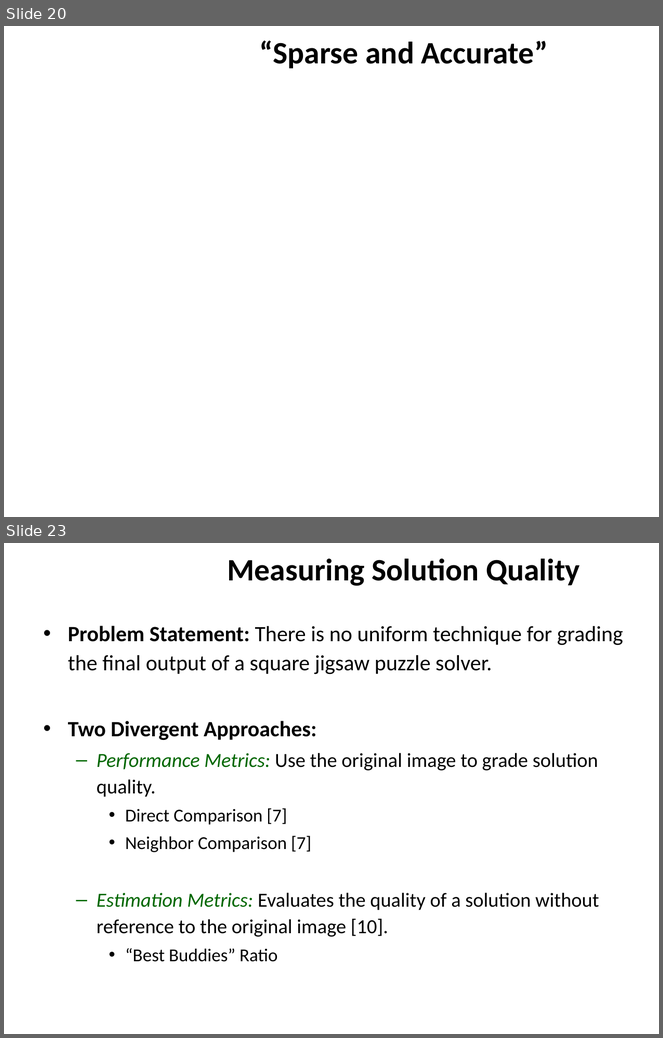
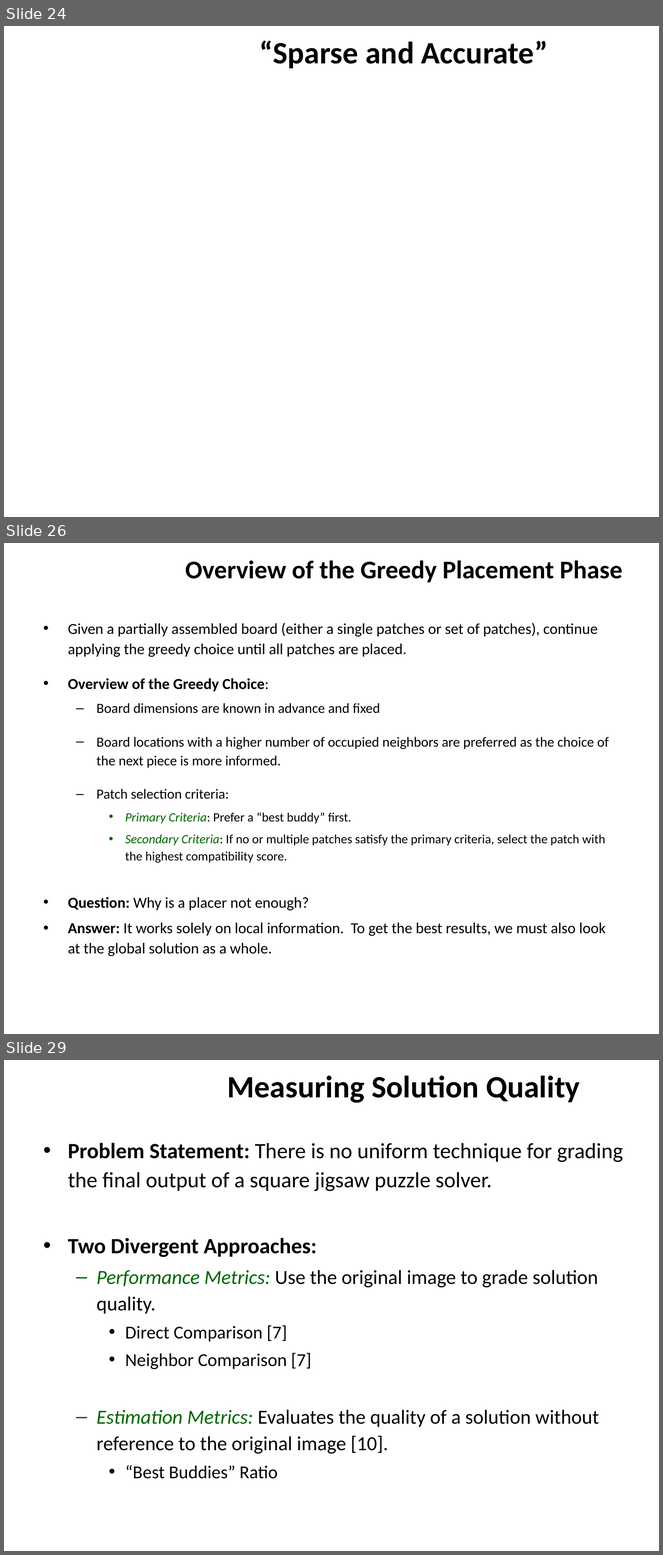
Before and after one commit to ZaydH/sjsu_thesis, a slide deck: Papers/Zayd_Hammoudeh_-_Square_Jigsaw_Puzzle_Problem_Literature_Review.pptx. Shown one above the other, each under a label of ours: slides 20 and 23 before the commit, slides 24, 26 and 29 after it; the slides between them are not shown. The pictures are 663x1038 and 663x1555 pixels, drawn with LibreOffice and Linux fonts; fonts in the diff are those of the drawing; grey boxes stand for pictures; background and template pictures are left out. Boxes give left, top, right and bottom in pixels: in the first picture for what was removed or moved away, otherwise in the second. Text is boxed around its words. In the diff, an @@ line names an element or a change of style, - is before the commit and + after.

```diff
--- a/Papers/Zayd_Hammoudeh_-_Square_Jigsaw_Puzzle_Problem_Literature_Review.pptx
+++ b/Papers/Zayd_Hammoudeh_-_Square_Jigsaw_Puzzle_Problem_Literature_Review.pptx
@@ slide 26 added at box(4, 543, 659, 1034), background #FFFFFF @@
@@ title added at box(185, 560, 623, 583), 28 pt, text #000000, bold @@
+Overview of the Greedy Placement Phase
@@ text added at box(68, 623, 609, 956), 16.8 pt, text #000000 @@
+• Given a partially assembled board (either a single patches or set of patches), continue applying the greedy choice until all patches are placed.
+• Overview of the Greedy Choice:
+  – Board dimensions are known in advance and fixed
+  – Board locations with a higher number of occupied neighbors are preferred as the choice of the next piece is more informed.
+  – Patch selection criteria:
+    • Primary Criteria: Prefer a “best buddy” first.
+    • Secondary Criteria: If no or multiple patches satisfy the primary criteria, select the patch with the highest compatibility score.
+• Question: Why is a placer not enough?
+• Answer: It works solely on local information. To get the best results, we must also look at the global solution as a whole.
@@ what was slide 20 is now slide 24 @@
@@ what was slide 23 is now slide 29 @@
```
Also in this commit, not shown: 6 slides changed, 5 other slides added, 2 other files.
